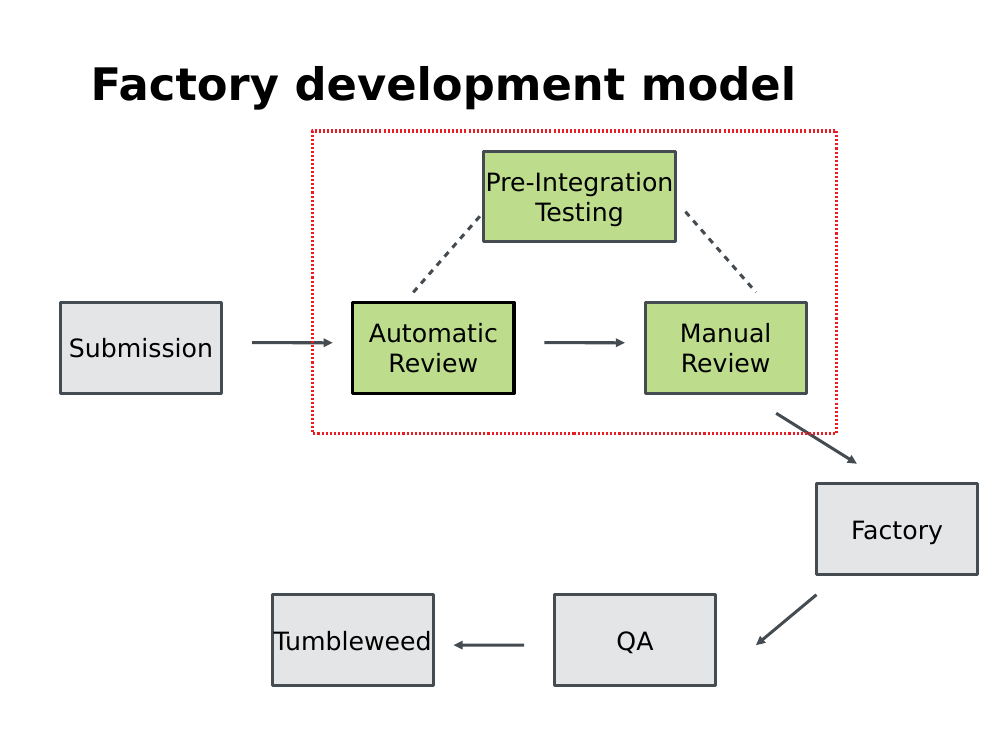
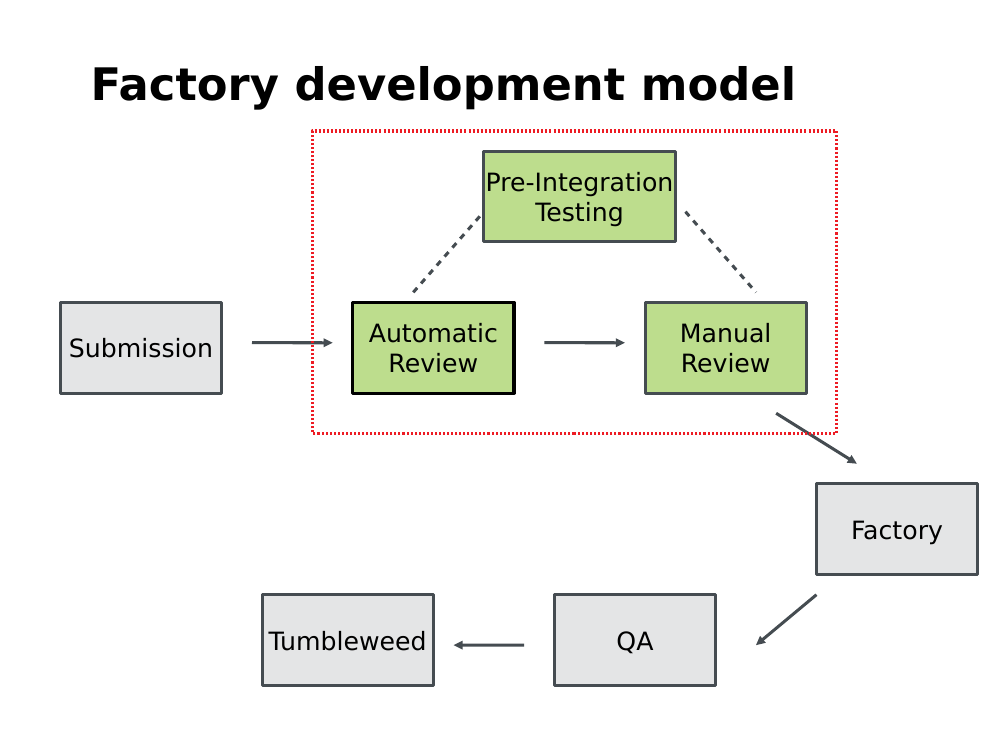
Before and after one commit to nilxam/labsconf_2015, a slide deck: slide 5 of labsconf_2015.odp. Drawn at 1008x756 pixels with LibreOffice and Linux fonts; fonts in the diff are those of the drawing; background and template pictures are left out. Boxes give left, top, right and bottom in pixels: in the first picture for what was removed or moved away, otherwise in the second. Text is boxed around its words. In the diff, an @@ line names an element or a change of style, - is before the commit and + after.

```diff
--- a/labsconf_2015.odp
+++ b/labsconf_2015.odp
@@ rectangle "Tumbleweed": place and size @@
-rectangle "Tumbleweed" at <box>272,595,433,685</box>
+rectangle "Tumbleweed" at <box>262,595,433,685</box>
```
Also in this commit, not shown: 3 other slides changed, 5 slides added, 2 slides removed.
